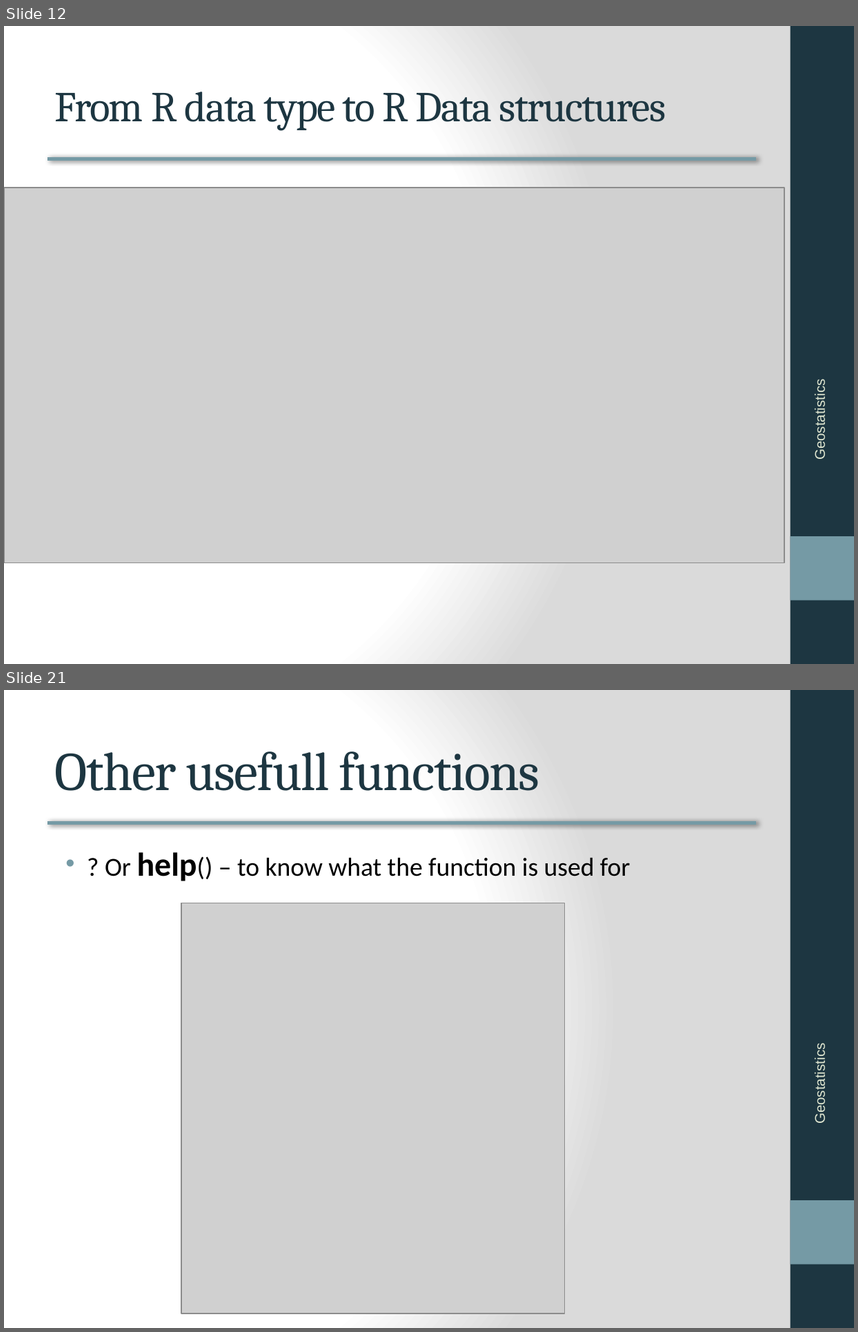
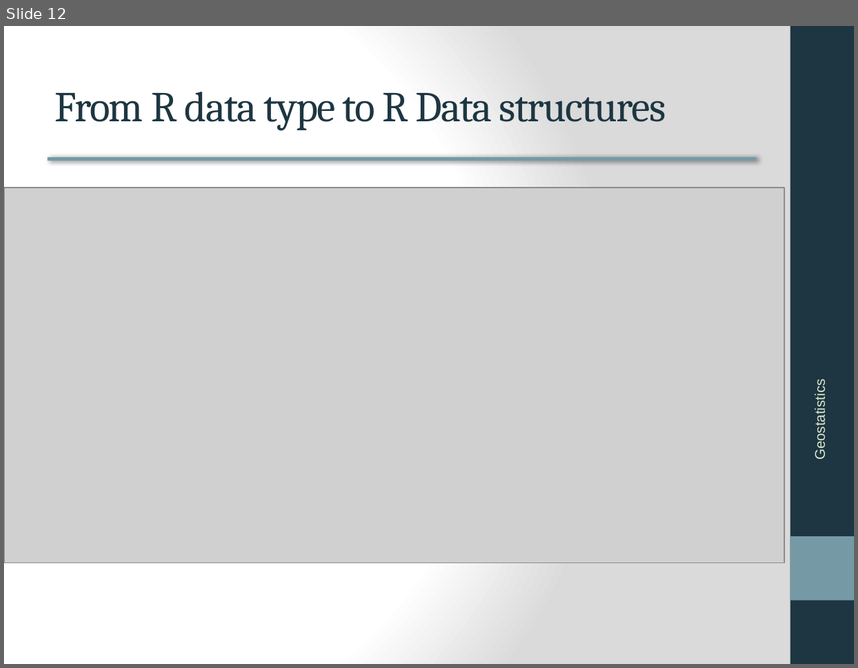
Before and after one commit to milkiaszerai/geol-0097-geostatistics, a slide deck: Slides_and_R_ Notebooks/GST_Pract_2022_01_Intro to R.pptx. Shown one above the other, each under a label of ours: slides 12 and 21 before the commit, slide 12 after it; the slides between them are not shown. The pictures are 858x1332 and 858x668 pixels, drawn with LibreOffice and Linux fonts; fonts in the diff are those of the drawing; grey boxes stand for pictures; background and template pictures are left out. Boxes give left, top, right and bottom in pixels: in the first picture for what was removed or moved away, otherwise in the second. Text is boxed around its words. In the diff, an @@ line names an element or a change of style, - is before the commit and + after.

```diff
--- a/Slides_and_R_ Notebooks/GST_Pract_2022_01_Intro to R.pptx
+++ b/Slides_and_R_ Notebooks/GST_Pract_2022_01_Intro to R.pptx
@@ slide 21 removed at bbox=[4, 690, 854, 1328], background gradient #FFFFFF to #DADADA; not listed: 3 template elements that a slide beside it also shows @@
@@ title removed at bbox=[55, 751, 539, 791] @@
-Other usefull functions
@@ text removed at bbox=[105, 852, 631, 881] @@
-• ? Or help() – to know what the function is used for
@@ picture removed at bbox=[181, 903, 565, 1313] @@
@@ text removed at bbox=[812, 1050, 828, 1122] @@
-Geostatistics
```
Also in this commit, not shown: 15 other slides removed, 3 other files.
